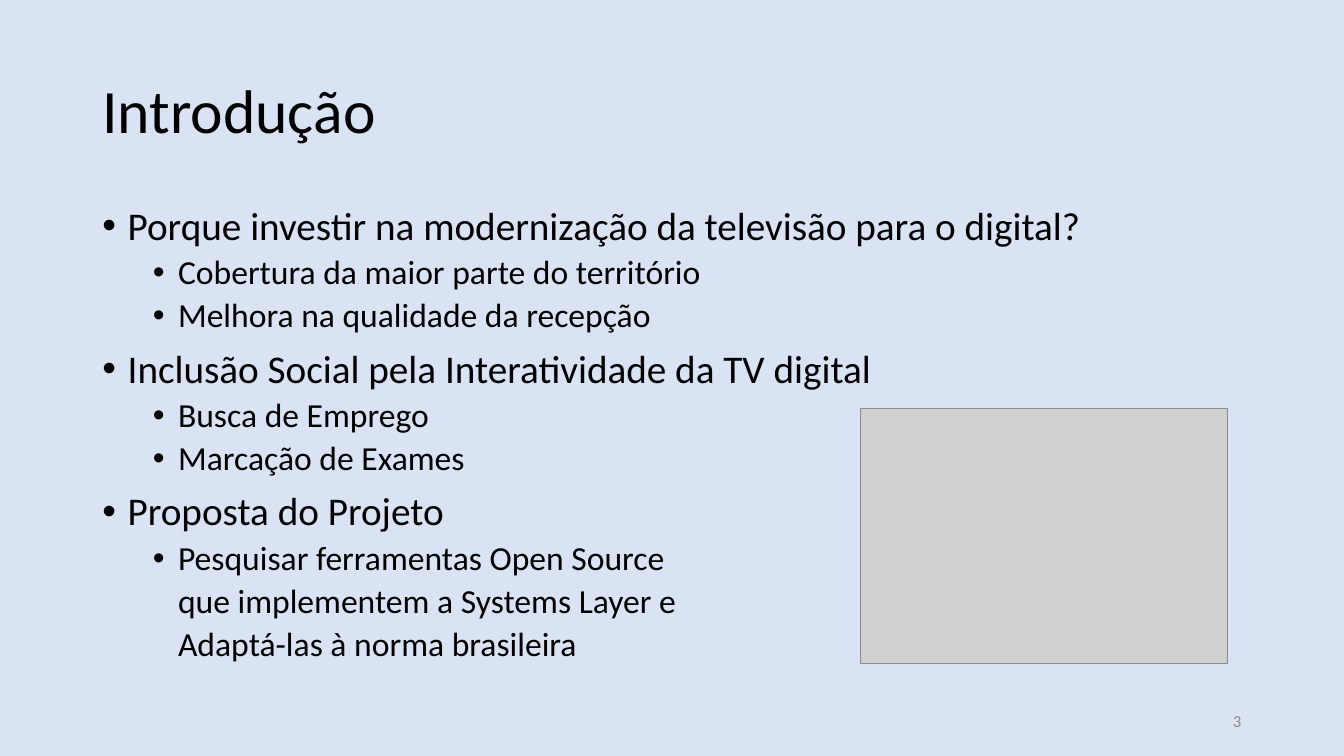
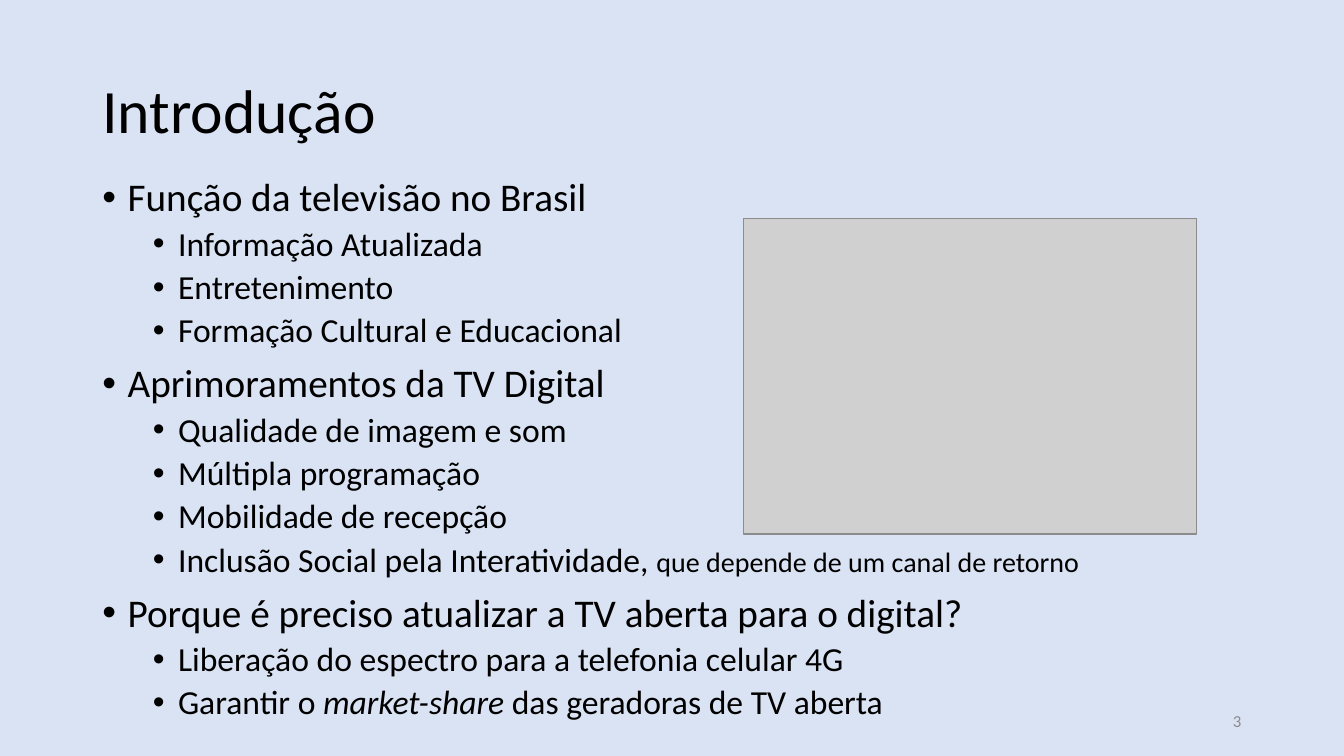
Before and after one commit to nasall2/TCC, a slide deck: slide 3 of relatorio/abntex2-modelos-1.9.2/figuras/apresentacao.pptx. Drawn at 1344x756 pixels with LibreOffice and Linux fonts; fonts in the diff are those of the drawing; grey boxes stand for pictures. Boxes give left, top, right and bottom in pixels: in the first picture for what was removed or moved away, otherwise in the second. Text is boxed around its words. In the diff, an @@ line names an element or a change of style, - is before the commit and + after.

```diff
--- a/relatorio/abntex2-modelos-1.9.2/figuras/apresentacao.pptx
+++ b/relatorio/abntex2-modelos-1.9.2/figuras/apresentacao.pptx
@@ text at (128,183,1079,720): text changed @@
-• Porque investir na modernização da televisão para o digital?
-  • Cobertura da maior parte do território
-  • Melhora na qualidade da recepção
-• Inclusão Social pela Interatividade da TV digital
-  • Busca de Emprego
-  • Marcação de Exames
-• Proposta do Projeto
-  • Pesquisar ferramentas Open Source
-  que implementem a Systems Layer e
-  Adaptá-las à norma brasileira
+• Função da televisão no Brasil
+  • Informação Atualizada
+  • Entretenimento
+  • Formação Cultural e Educacional
+• Aprimoramentos da TV Digital
+  • Qualidade de imagem e som
+  • Múltipla programação
+  • Mobilidade de recepção
+  • Inclusão Social pela Interatividade, que depende de um canal de retorno
+• Porque é preciso atualizar a TV aberta para o digital?
+  • Liberação do espectro para a telefonia celular 4G
+  • Garantir o market-share das geradoras de TV aberta
@@ picture: place and size @@
-picture at (860,408,1227,663)
+picture at (743,219,1197,534)
```
Also in this commit, not shown: 28 other slides changed, 10 slides added, 3 slides removed.
